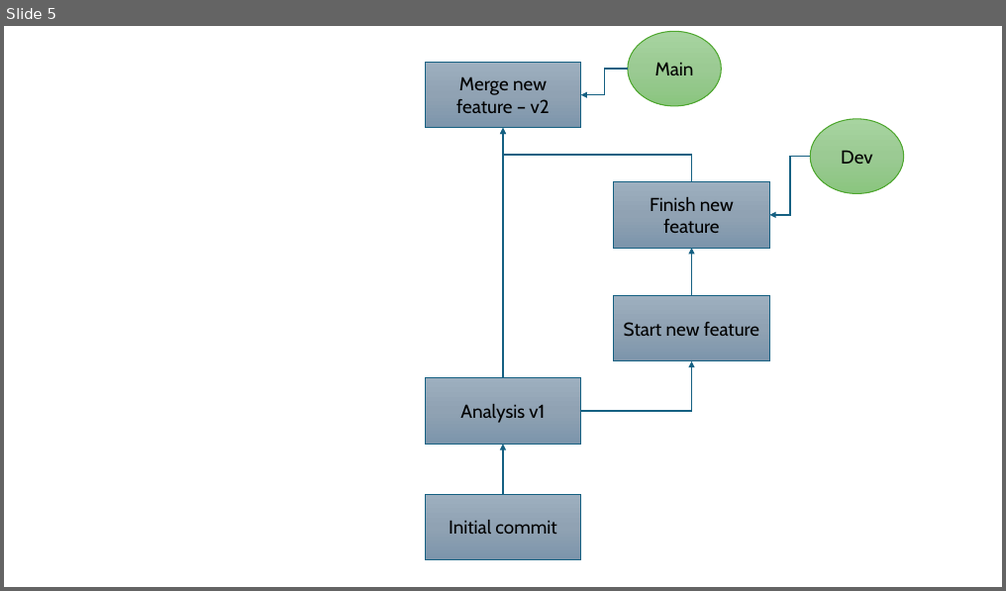
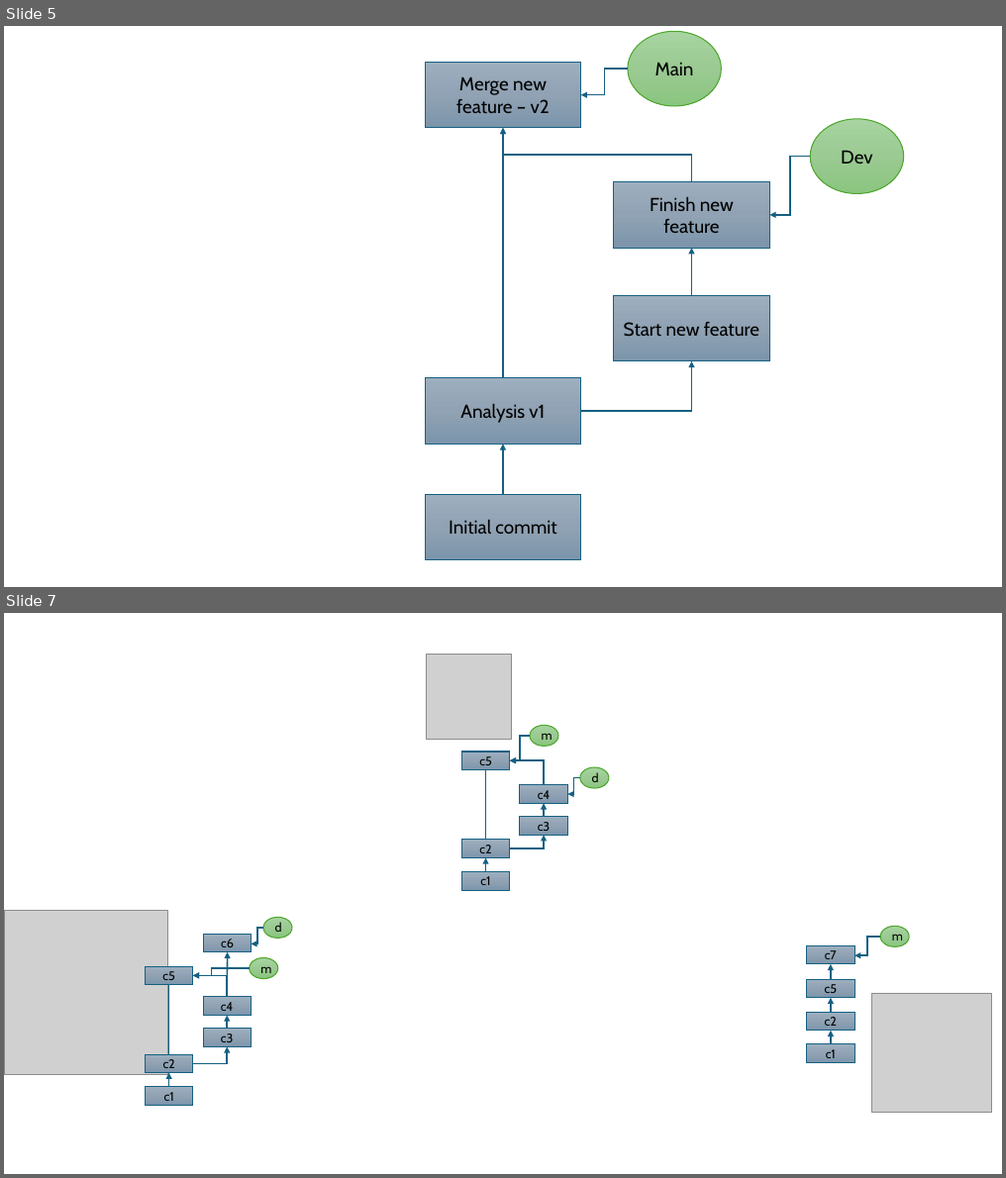
Before and after one commit to Hood-BIFX/general_course_materials, a slide deck: assets/intro_git_tree.pptx. Shown one above the other, each under a label of ours: slide 5 before the commit, slides 5 and 7 after it; the slides between them are not shown. The pictures are 1006x591 and 1006x1178 pixels, drawn with LibreOffice and Linux fonts; fonts in the diff are those of the drawing; grey boxes stand for pictures. Boxes give left, top, right and bottom in pixels: in the first picture for what was removed or moved away, otherwise in the second. Text is boxed around its words. In the diff, an @@ line names an element or a change of style, - is before the commit and + after.

```diff
--- a/assets/intro_git_tree.pptx
+++ b/assets/intro_git_tree.pptx
@@ slide 7 added at (4, 613, 1002, 1174), background #FFFFFF @@
@@ picture added at (426, 654, 512, 740) @@
@@ group added at (462, 725, 609, 891): 5 rectangles, 4 elbow arrows, 2 arrows, 2 ellipses, 1 line @@
+c1
+c2
+c3
+c4
+c5
+d
+m
@@ picture added at (4, 911, 168, 1075) @@
@@ rectangle added at (203, 934, 252, 953), fill gradient #9EAFBF to #91A3B4 to #7C95AB, outline #156082 1 pt, 12 pt, text #000000 @@
+c6
@@ elbow arrow added from (263, 928) to (252, 944), #156082 1.5 pt @@
@@ ellipse added at (263, 918, 292, 939), fill gradient #A8D5A0 to #9CCA94 to #8AC680, outline #4EA72E 1 pt, 12 pt, text #000000 @@
+d
@@ rectangle added at (146, 966, 193, 985), fill gradient #9EAFBF to #91A3B4 to #7C95AB, outline #156082 1 pt, 12 pt, text #000000 @@
+c5
@@ elbow arrow added from (250, 968) to (193, 976), #156082 1.5 pt @@
@@ arrow added from (227, 997) to (227, 953), #156082 1.5 pt @@
@@ ellipse added at (250, 959, 278, 979), fill gradient #A8D5A0 to #9CCA94 to #8AC680, outline #4EA72E 1 pt, 12 pt, text #000000 @@
+m
@@ group added at (807, 926, 909, 1063): 4 rectangles, 3 arrows, 1 ellipse, 1 elbow arrow @@
+c1
+c2
+c5
+m
+c7
@@ line added from (169, 1055) to (169, 985), #156082 1.5 pt @@
@@ elbow arrow added from (227, 997) to (193, 976), #156082 1.5 pt @@
@@ rectangle added at (203, 997, 252, 1016), fill gradient #9EAFBF to #91A3B4 to #7C95AB, outline #156082 1 pt, 12 pt, text #000000 @@
+c4
@@ picture added at (871, 993, 991, 1113) @@
@@ arrow added from (227, 1029) to (227, 1016), #156082 1.5 pt @@
@@ rectangle added at (146, 1055, 193, 1073), fill gradient #9EAFBF to #91A3B4 to #7C95AB, outline #156082 1 pt, 12 pt, text #000000 @@
+c2
@@ elbow arrow added from (193, 1063) to (227, 1048), #156082 1.5 pt @@
@@ rectangle added at (203, 1029, 252, 1048), fill gradient #9EAFBF to #91A3B4 to #7C95AB, outline #156082 1 pt, 12 pt, text #000000 @@
+c3
@@ rectangle added at (146, 1087, 193, 1106), fill gradient #9EAFBF to #91A3B4 to #7C95AB, outline #156082 1 pt, 12 pt, text #000000 @@
+c1
@@ arrow added from (169, 1087) to (169, 1073), #156082 1.5 pt @@
```
Also in this commit, not shown: 4 other slides added, 6 other files.
